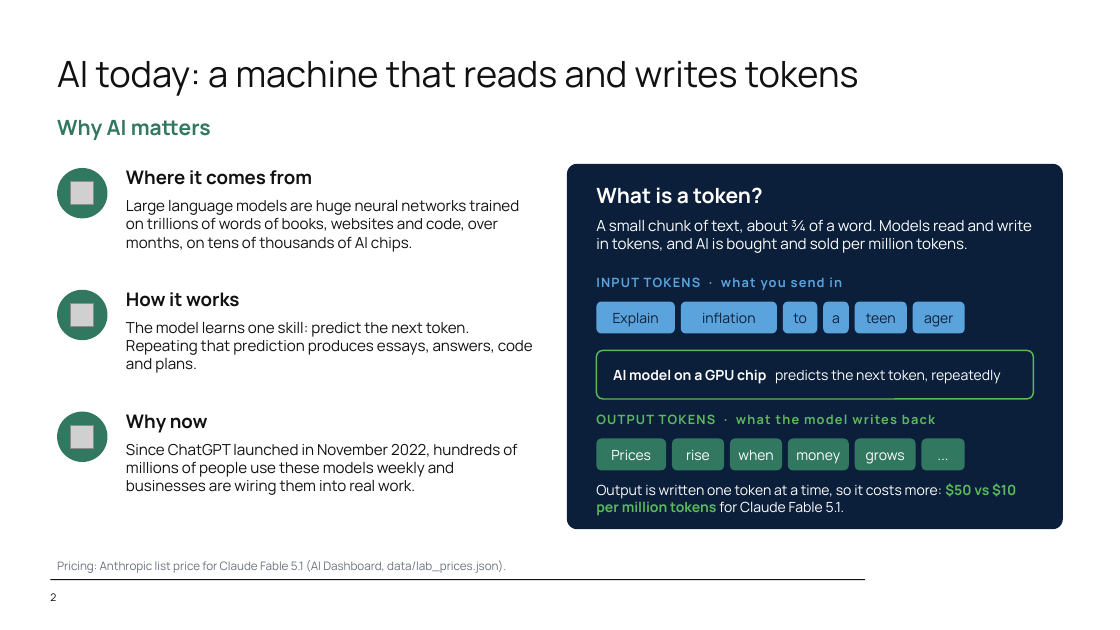
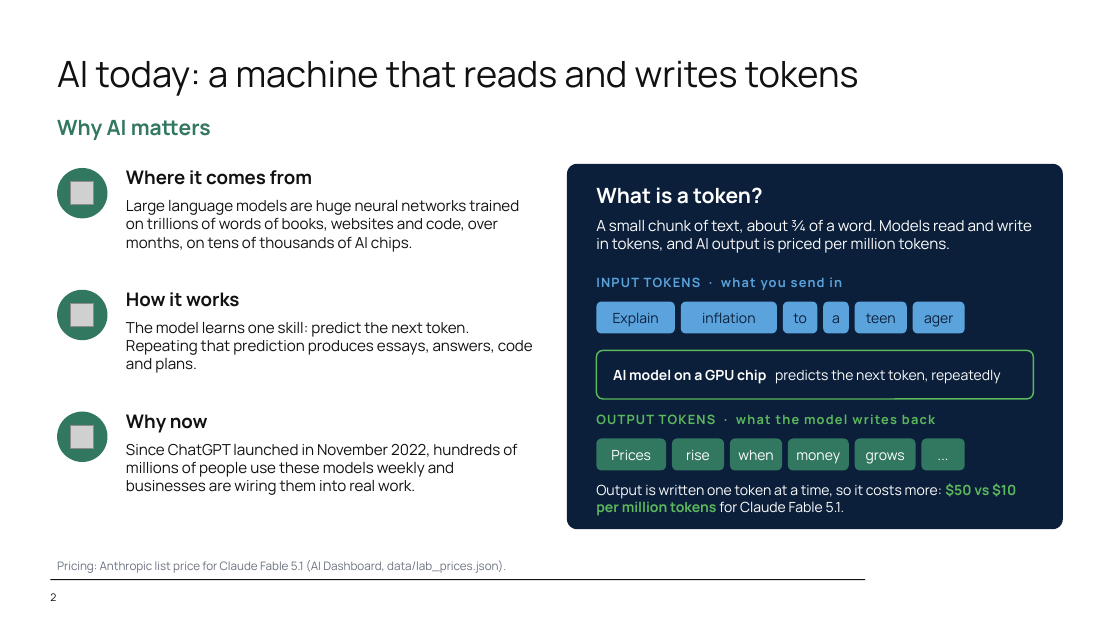
Before and after one commit to SystemCapital/AI-Dashboard, a slide deck: slide 2 of presentation/AI_Unit_Economics.pptx. Drawn at 1120x630 pixels with LibreOffice and Linux fonts; fonts in the diff are those of the drawing; grey boxes stand for pictures; background and template pictures are left out. Boxes give left, top, right and bottom in pixels: in the first picture for what was removed or moved away, otherwise in the second. Text is boxed around its words. In the diff, an @@ line names an element or a change of style, - is before the commit and + after.

```diff
--- a/presentation/AI_Unit_Economics.pptx
+++ b/presentation/AI_Unit_Economics.pptx
@@ text at (x1=596, y1=220, x2=1032, y2=253): text changed @@
-A small chunk of text, about ¾ of a word. Models read and write in tokens, and AI is bought and sold per million tokens.
+A small chunk of text, about ¾ of a word. Models read and write in tokens, and AI output is priced per million tokens.
```
Also in this commit, not shown: 2 other slides changed, 1 other file.
